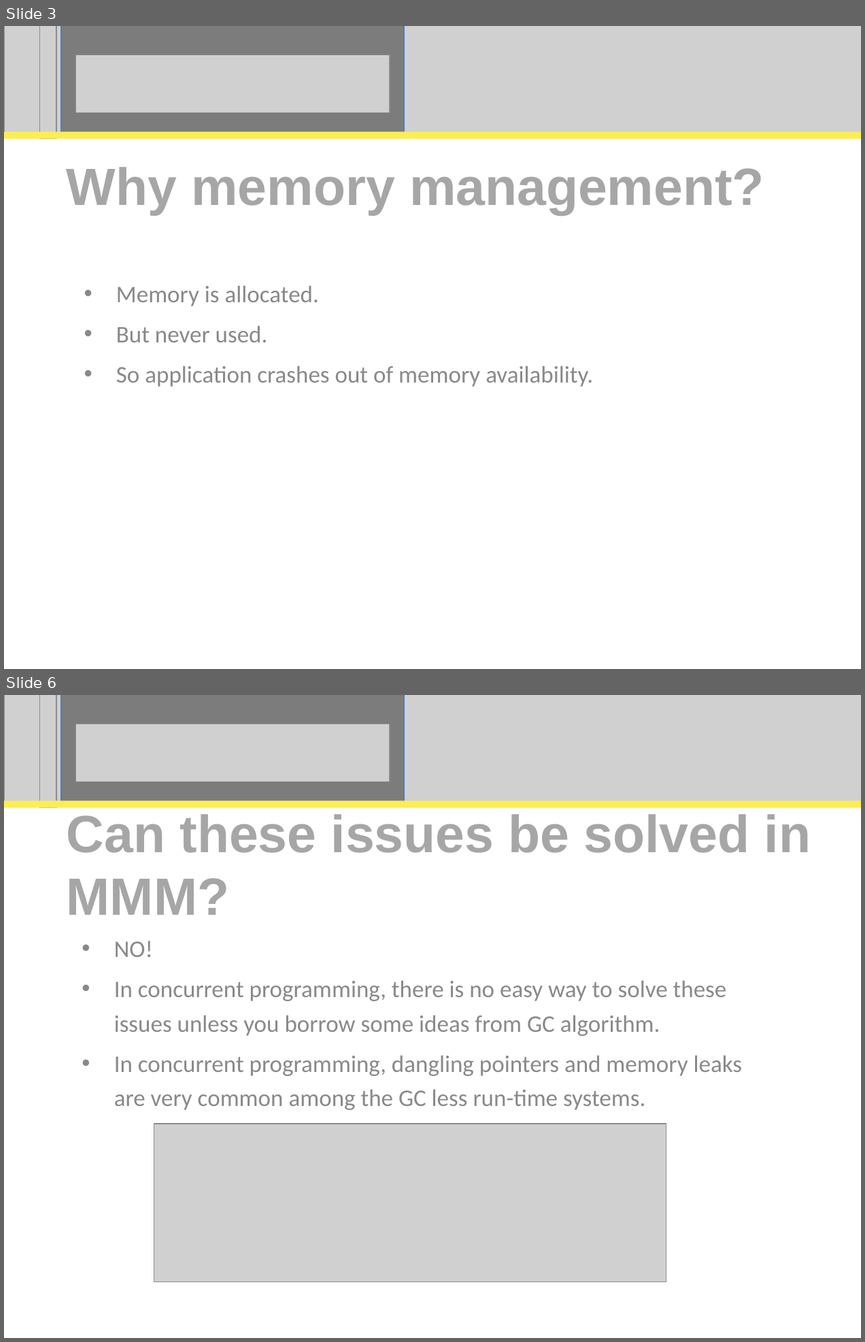
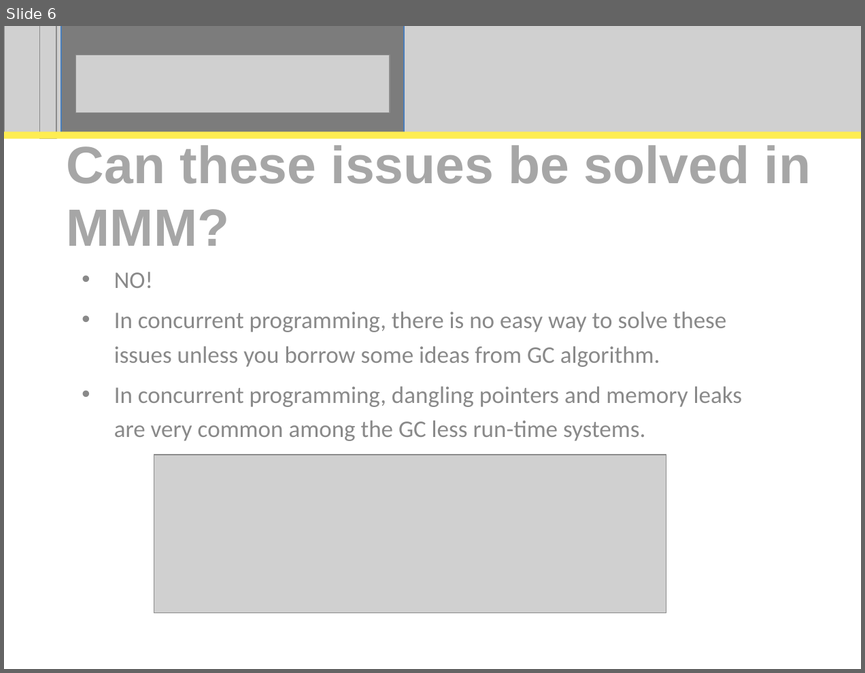
Before and after one commit to perpetualcoder/thesis, a slide deck: thesisppt/defense.ppt. Shown one above the other, each under a label of ours: slides 3 and 6 before the commit, slide 6 after it; the slides between them are not shown. The pictures are 865x1342 and 865x673 pixels, drawn with LibreOffice and Linux fonts; fonts in the diff are those of the drawing; grey boxes stand for pictures. Boxes give left, top, right and bottom in pixels: in the first picture for what was removed or moved away, otherwise in the second. Text is boxed around its words. In the diff, an @@ line names an element or a change of style, - is before the commit and + after.

```diff
--- a/thesisppt/defense.ppt
+++ b/thesisppt/defense.ppt
@@ slide 3 removed at (x1=4, y1=26, x2=861, y2=669), background #FFFFFF @@
@@ picture removed at (x1=4, y1=26, x2=861, y2=133) @@
@@ picture removed at (x1=40, y1=26, x2=56, y2=139) @@
@@ rectangle removed at (x1=61, y1=26, x2=404, y2=133) @@
@@ picture removed at (x1=76, y1=55, x2=390, y2=114) @@
@@ rectangle removed at (x1=4, y1=131, x2=861, y2=138) @@
@@ title removed at (x1=67, y1=167, x2=764, y2=214) @@
-Why memory management?
@@ subtitle removed at (x1=116, y1=286, x2=593, y2=386) @@
-• Memory is allocated.
-• But never used.
-• So application crashes out of memory availability.
```
Also in this commit, not shown: 4 slides changed, 1 slide added, 3 other files.
